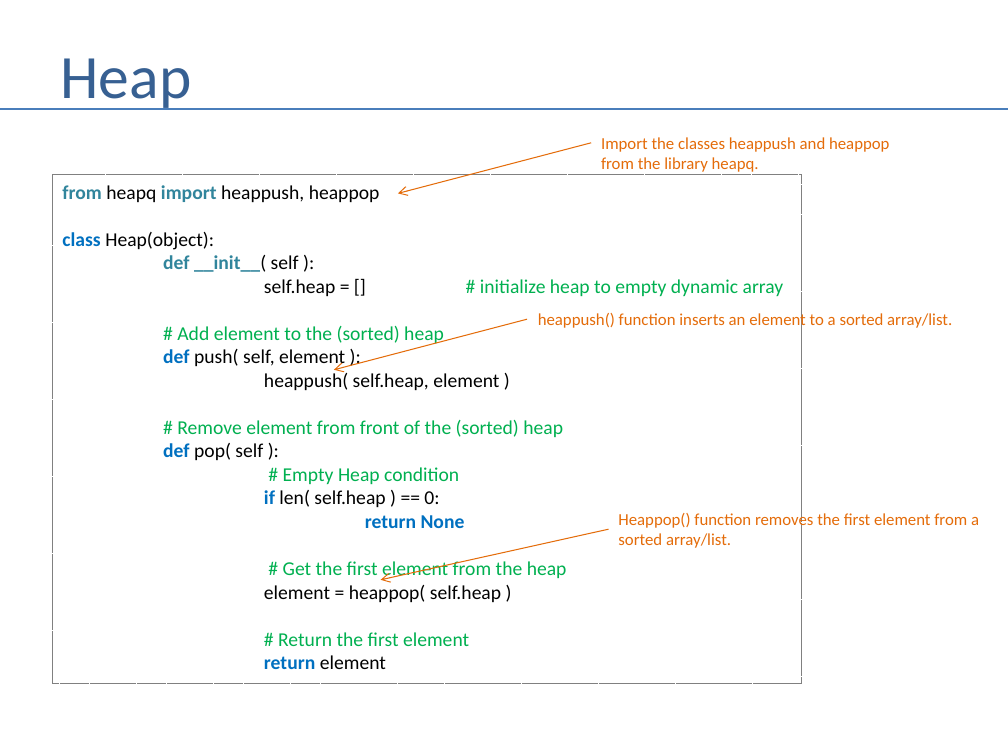
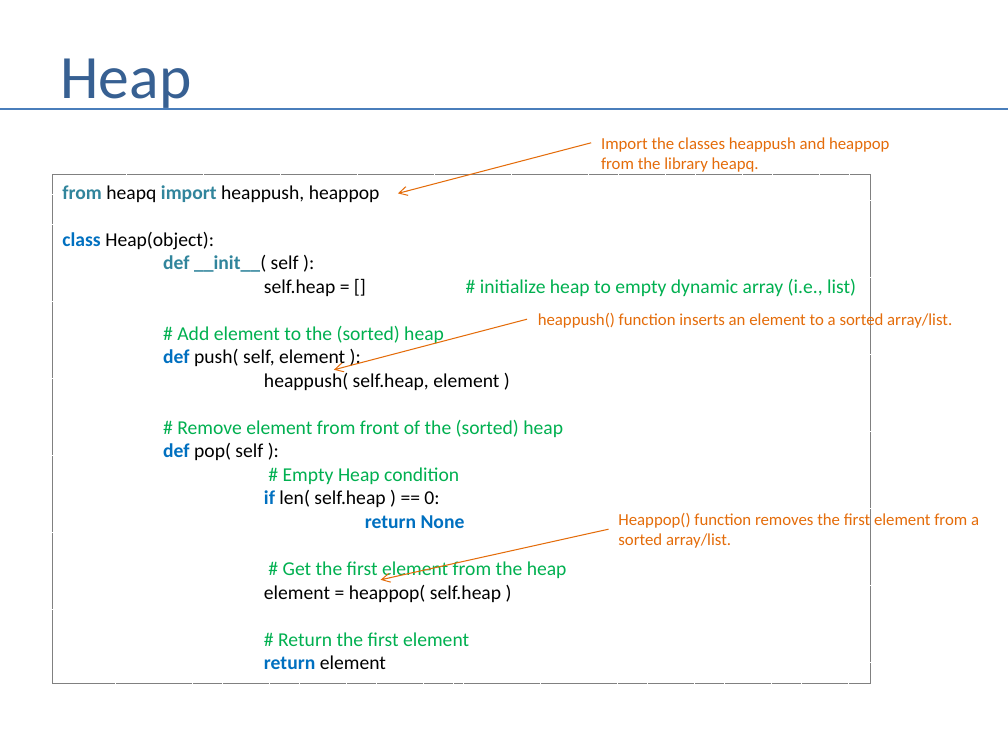
Before and after one commit to andrewferlitsch/Portland-Data-Science-Group, a slide deck: slide 28 of Presentations/Whiteboarding.pptx. Drawn at 1008x756 pixels with LibreOffice and Linux fonts; fonts in the diff are those of the drawing. Boxes give left, top, right and bottom in pixels: in the first picture for what was removed or moved away, otherwise in the second. Text is boxed around its words. In the diff, an @@ line names an element or a change of style, - is before the commit and + after.

```diff
--- a/Presentations/Whiteboarding.pptx
+++ b/Presentations/Whiteboarding.pptx
@@ rectangle "from heapq import heappush, heappop": place and size @@
-rectangle "from heapq import heappush, heappop" at [52,174,801,683]
+rectangle "from heapq import heappush, heappop" at [52,174,871,683]
@@ text in rectangle at [264,279,856,296]: text changed @@
-self.heap = [] # initialize heap to empty dynamic array
+self.heap = [] # initialize heap to empty dynamic array (i.e., list)
```
Also in this commit, not shown: 10 other slides changed, 6 slides added, 1 slide removed, 4 other files.
